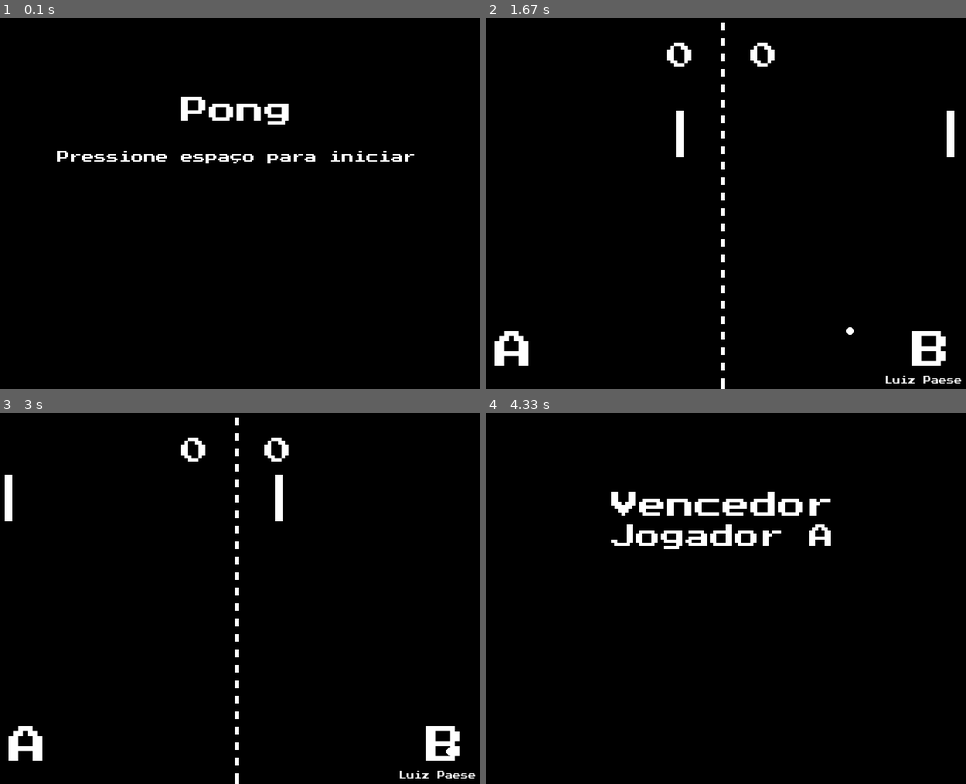
Above: before the commit, frames 1-4 (two rows, left to right).
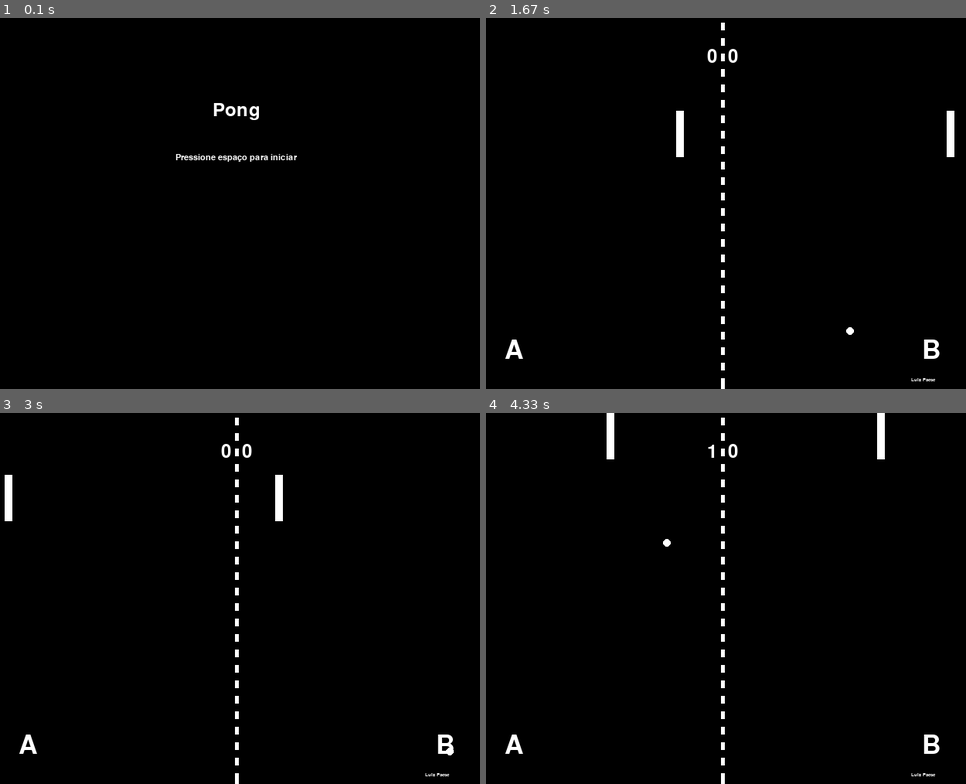
Above: after the commit, the same moments.

Repository: luizpaese/pygame
Game: pygame game, started from pong.py
Same seed, same stepped clock (60 frames per second), same inputs: the game is played once before the commit and once after it.
Inputs:
- Up to frame 1 (0.1 s): no input
- Up to frame 2 (1.67 s): tap Space at 0.33, 1.07, 1.37, 1.57 s; tap D at 0.67 s; hold Right 1-1.47 s; hold D 1-1.47 s; hold Up from 1.5 s (still down); hold W from 1.5 s (still down)
- Up to frame 3 (3 s): release Up at 1.8 s; release W at 1.8 s; hold Right 1.83-2.3 s; hold D 1.83-2.3 s; tap Space at 1.9, 2.2, 2.4, 2.7, 2.97 s; hold Left 2.33-2.87 s; hold A 2.33-2.87 s; hold Down from 2.9 s (still down); hold S from 2.9 s (still down)
- Up to frame 4 (4.33 s): release Down at 3.2 s; release S at 3.2 s; hold Left 3.23-3.63 s; hold A 3.23-3.63 s; tap Space at 3.3, 3.6, 3.73, 4.13 s; hold Up 3.67-4.03 s; hold W 3.67-4.03 s; hold Right from 4.07 s (still down); hold D from 4.07 s (still down)

The runs differ from the first frame. In frame 1, 1.5% of the frame differs, in the area x 11-87%, y 21-40%; in frame 2, 1.6%; in frame 3, 1.6%; in frame 4, 3.4%, in the area x 4-95%, y 0-100%.

Commit message:
Adicionado sons

Diff:
--- a/pong.py
+++ b/pong.py
@@ -1,7 +1,6 @@
 import pygame
 import sys
 
-# (O código de inicialização e variáveis globais permanecem o mesmo)
 pygame.init()
 
 SCREEN_WIDTH = 640
@@ -12,28 +11,35 @@
 PADDLE_SPEED = 10
 BALL_SPEED = 3
 START = 0
-WINNER_SCORE = 1
+WINNER_SCORE = 3
 
 WHITE = (255, 255, 255)
 BLACK = (0, 0, 0)
 
-score_b = 0
-score_a = 0
-
-font_file = 'Press_Start_2P/PressStart2P-Regular.ttf'
+font_file = 'font/PressStart2P-Regular.ttf'
 screen = pygame.display.set_mode((SCREEN_WIDTH, SCREEN_HEIGHT))
 pygame.display.set_caption("Pong")
 
-# pygame.rect(x,y,width,height)
 paddle_a = pygame.Rect(20, SCREEN_HEIGHT // 2 - PADDLE_HEIGHT // 2, PADDLE_WIDTH, PADDLE_HEIGHT)
 paddle_b = pygame.Rect(SCREEN_WIDTH - 20 - PADDLE_WIDTH, SCREEN_HEIGHT // 2 - PADDLE_HEIGHT // 2, PADDLE_WIDTH,
                        PADDLE_HEIGHT)
 ball = pygame.Rect(SCREEN_WIDTH // 2 - BALL_SIZE // 2, SCREEN_HEIGHT // 2 - BALL_SIZE // 2, BALL_SIZE, BALL_SIZE)
 ball_dx, ball_dy = BALL_SPEED, BALL_SPEED
 
+music_game = pygame.mixer.Sound('sounds/music_game.mp3')
+sound_a = pygame.mixer.Sound('sounds/Sound_A.wav')
+sound_b = pygame.mixer.Sound('sounds/Sound_B.wav')
+hoohoo = pygame.mixer.Sound('sounds/hoohooo.wav')
+
 
 # Funções de estado
 def main_menu():
+    global score_a, score_b
+
+    pygame.mixer.Sound.play(music_game)
+
+    score_b = 0
+    score_a = 0
     while True:
         for event in pygame.event.get():
             if event.type == pygame.QUIT:
@@ -47,8 +53,6 @@
                 elif event.key == pygame.K_ESCAPE:
                     pygame.quit()
 
-        # Renderização do menu principal
-
         screen.fill(BLACK)
         title_font = pygame.font.Font(font_file, 36)
         title_text = title_font.render("Pong", True, WHITE)
@@ -64,11 +68,10 @@
             title_rect1 = title_text1.get_rect(center=(SCREEN_WIDTH // 2, SCREEN_HEIGHT // 4 + 60))
             screen.blit(title_text1, title_rect1)
 
-        # Desenhe o título e as instruções aqui
         pygame.display.flip()
 
 def game_loop():
-    global ball_dx, ball_dy, score_a, score_b, START
+    global ball_dx, ball_dy, score_a, score_b, START, BALL_SPEED
 
     while True:
         for event in pygame.event.get():
@@ -135,26 +138,30 @@
         if ball.colliderect(paddle_a):
             ball.left = paddle_a.right
             ball_dx = -ball_dx
+            pygame.mixer.Sound.play(sound_a)
 
         elif ball.colliderect(paddle_b):
             ball.right = paddle_b.left
             ball_dx = -ball_dx
+            pygame.mixer.Sound.play(sound_b)
 
         if ball.top <= 0 or ball.bottom >= SCREEN_HEIGHT:
             ball_dy = -ball_dy
 
         if ball.left <= 0:
-            score_b += 1
             ball.x = SCREEN_WIDTH // 2 - BALL_SIZE // 2
             ball.y = SCREEN_HEIGHT // 2 - BALL_SIZE // 2
             ball_dx = -ball_dx
+            score_b += 1
+            pygame.mixer.Sound.play(hoohoo)
             print(f'Pontos B: {score_b}')
 
         if ball.right >= SCREEN_WIDTH:
-            score_a += 1
             ball.x = SCREEN_WIDTH // 2 - BALL_SIZE // 2
             ball.y = SCREEN_HEIGHT // 2 - BALL_SIZE // 2
             ball_dx = -ball_dx
+            score_a += 1
+            pygame.mixer.Sound.play(hoohoo)
             print(f'Pontos A: {score_a}')
 
         pygame.display.flip()
@@ -167,11 +174,6 @@
         elif score_b == WINNER_SCORE:
             end_game('Jogador B')
 
-        # (O código de atualização de posição das raquetes, posição da bola e detecção de colisão permanece o mesmo)
-
-        # Verifica se a bola saiu da tela e muda para o estado de fim de jogo
-
-        # (O código de renderização dos elementos do jogo permanece o mesmo)
 
 def end_game(winner):
     while True:
@@ -181,7 +183,7 @@
                 sys.exit()
             if event.type == pygame.KEYDOWN:
                 if event.key == pygame.K_SPACE:
-                    game_loop()
+                    main_menu()
                 elif event.key == pygame.K_ESCAPE:
                     pygame.quit()
                     sys.exit()
@@ -198,12 +200,19 @@
         title_rect1 = title_text1.get_rect(center=(SCREEN_WIDTH // 2, SCREEN_HEIGHT // 4 + 40))
         screen.blit(title_text1, title_rect1)
         # Desenhe o texto de vitória e instruções aqui
+
+        current_time = pygame.time.get_ticks()
+        if current_time % 2000 < 1000:
+            title_font_main_menu = pygame.font.Font(font_file, 10)
+            title_text_main_menu = title_font_main_menu.render("Pressione espaço para iniciar", True, WHITE)
+            title_rect_main_menu = title_text_main_menu.get_rect(center=(SCREEN_WIDTH // 2, SCREEN_HEIGHT // 2 + 80))
+            screen.blit(title_text_main_menu, title_rect_main_menu)
+
         pygame.display.flip()
+
 
 def reset_game():
     global paddle_a, paddle_b, ball, ball_dx, ball_dy, score_a, score_b
 
 
-
-# Inicie a FSM no estado do menu principal
 main_menu()
